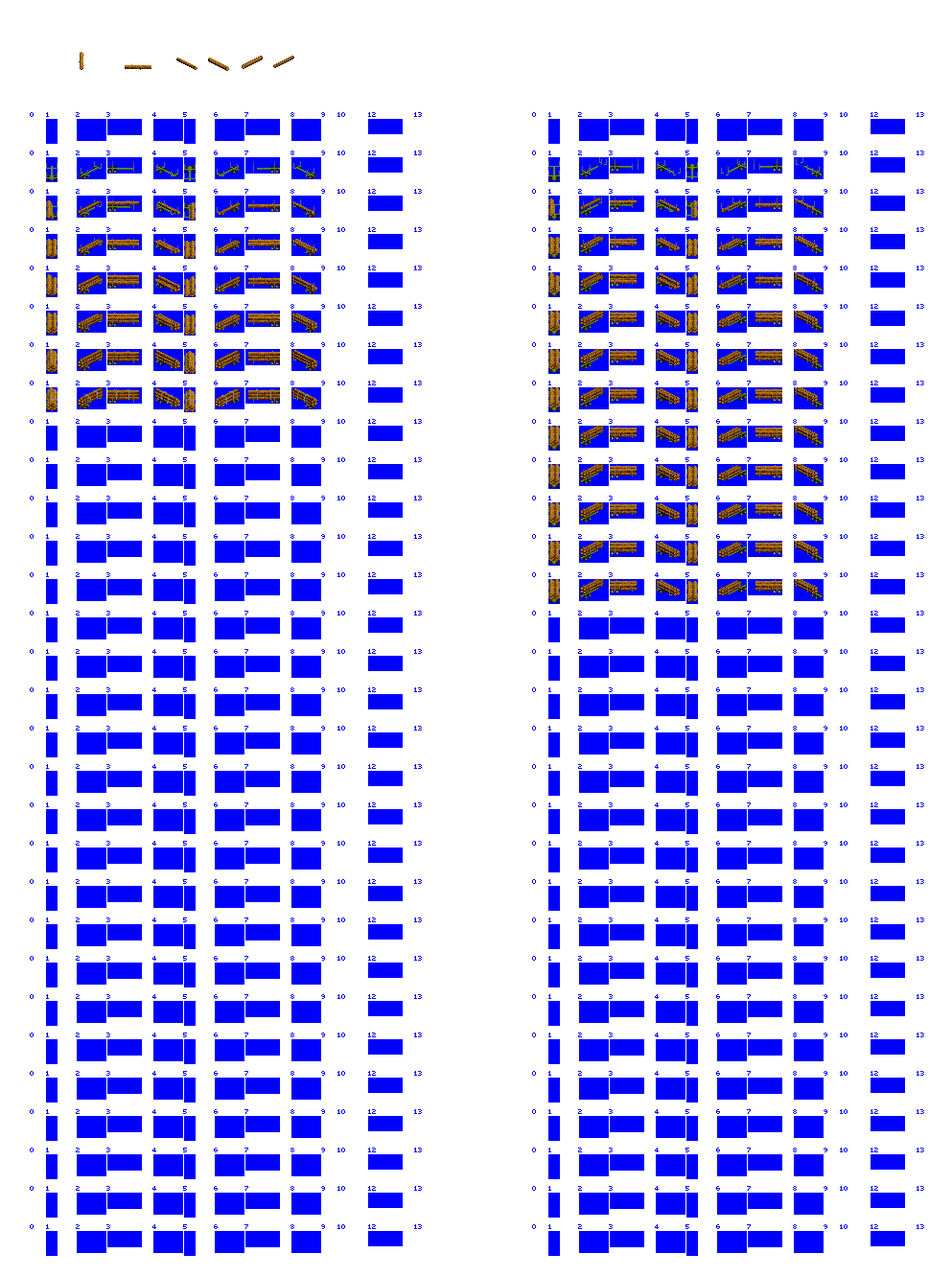
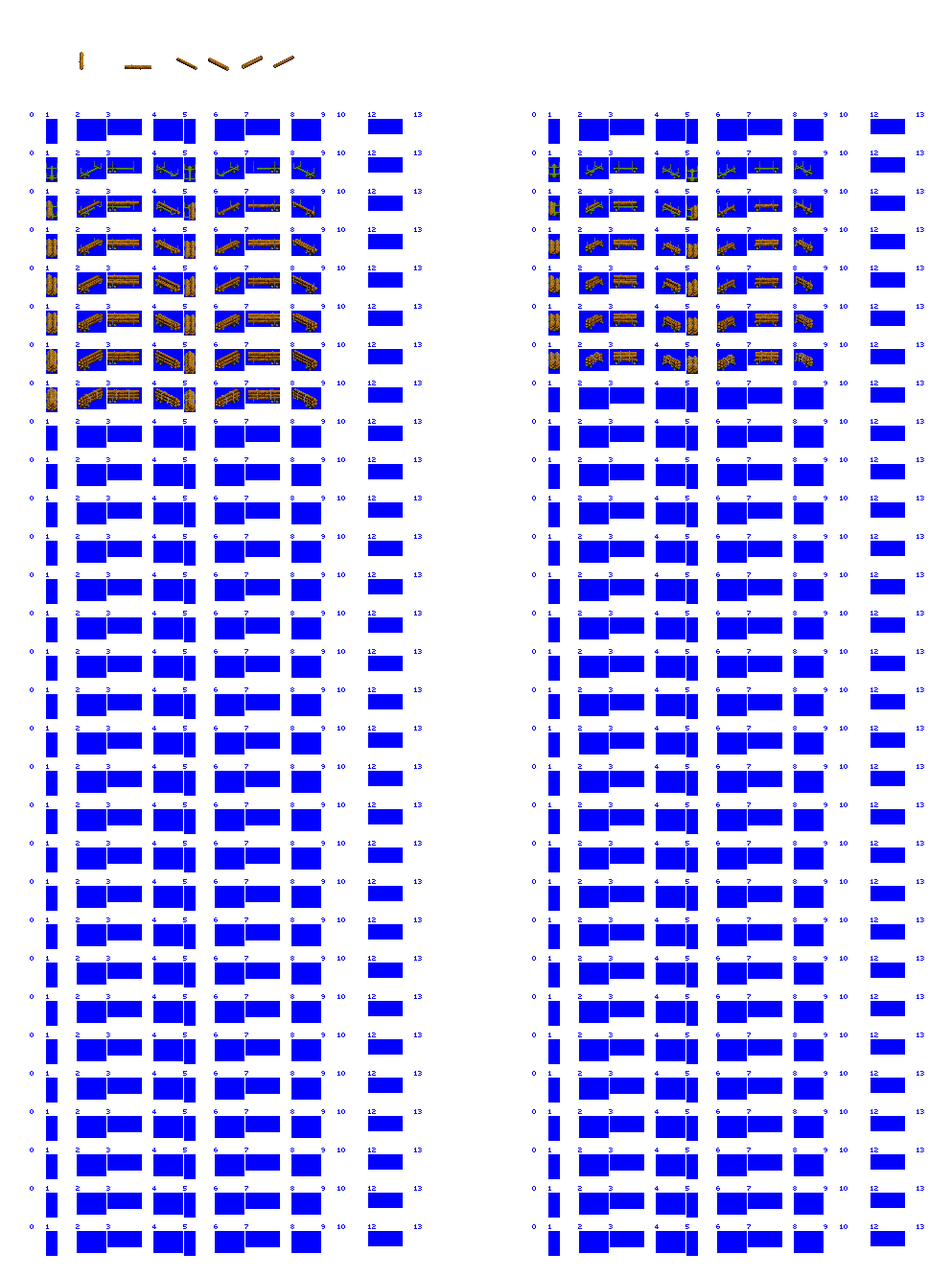
Revision of a layered 952px x 1277px image; what changed, layer by layer:
removed group "Log Trailer" (2nd of 2, in "Large off-highway trailer") (4 layers) from group "Large off-highway trailer" over [548, 157, 823, 603]
moved "Log Trailer" (in "Small log trailer") into group "Small log trailer" over [548, 161, 813, 412]
added layer "Layer 1" in group "Log Trailer" over [549, 350, 807, 367]
moved "stake fronts" (2nd of 2, in "Small log trailer" › "Log Trailer") into group "Log Trailer", painted on it over [548, 159, 809, 600]
moved "log loads" (2nd of 2, in "Small log trailer" › "Log Trailer") into group "Log Trailer", painted on it over [548, 197, 818, 603]
moved "stakes" (2nd of 2, in "Small log trailer" › "Log Trailer") into group "Log Trailer", painted on it over [548, 157, 820, 600]
moved "Chassis" (2nd of 2, in "Small log trailer" › "Log Trailer") into group "Log Trailer", painted on it over [549, 162, 823, 603]
added layer "log trailer front wheels" in group "Log Trailer" over [549, 163, 802, 374]
